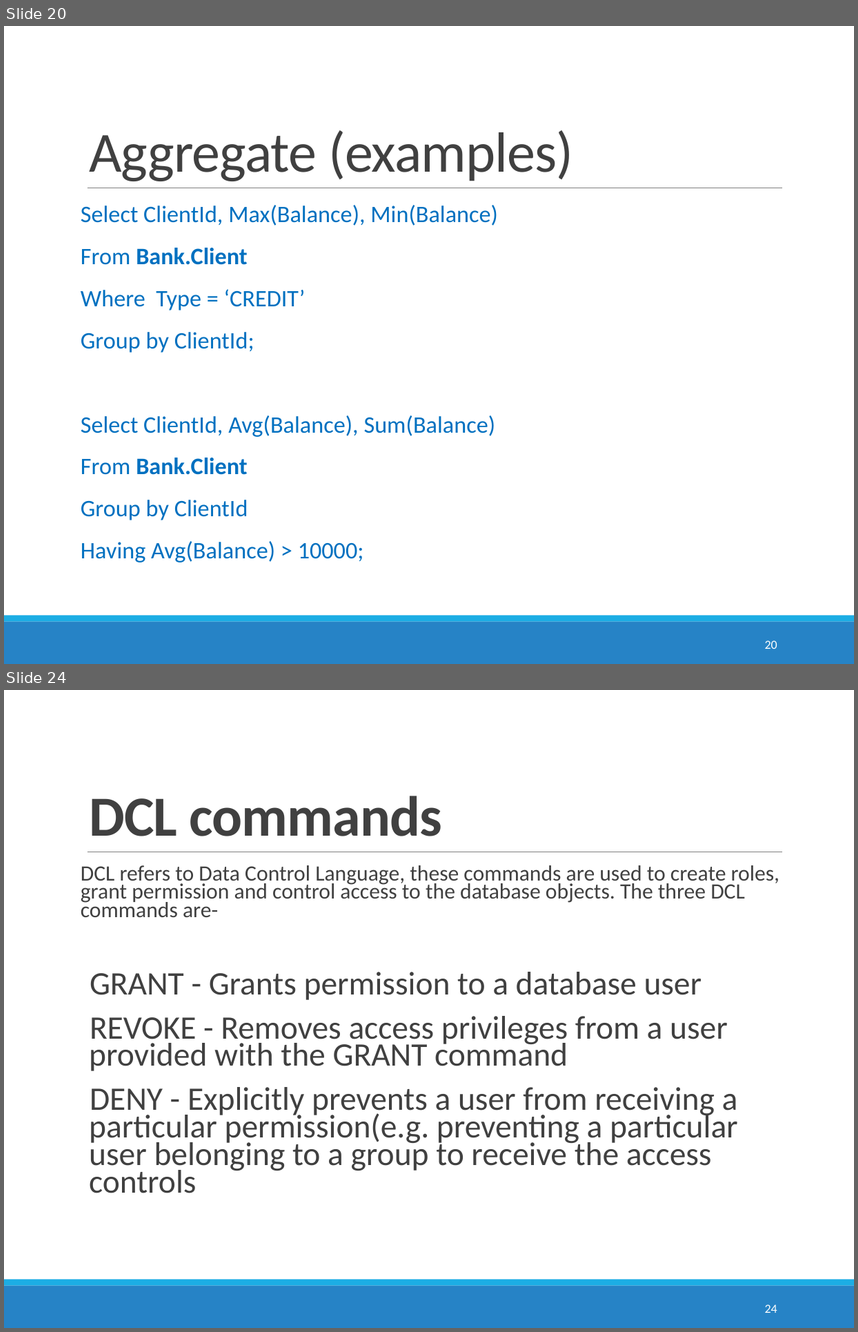
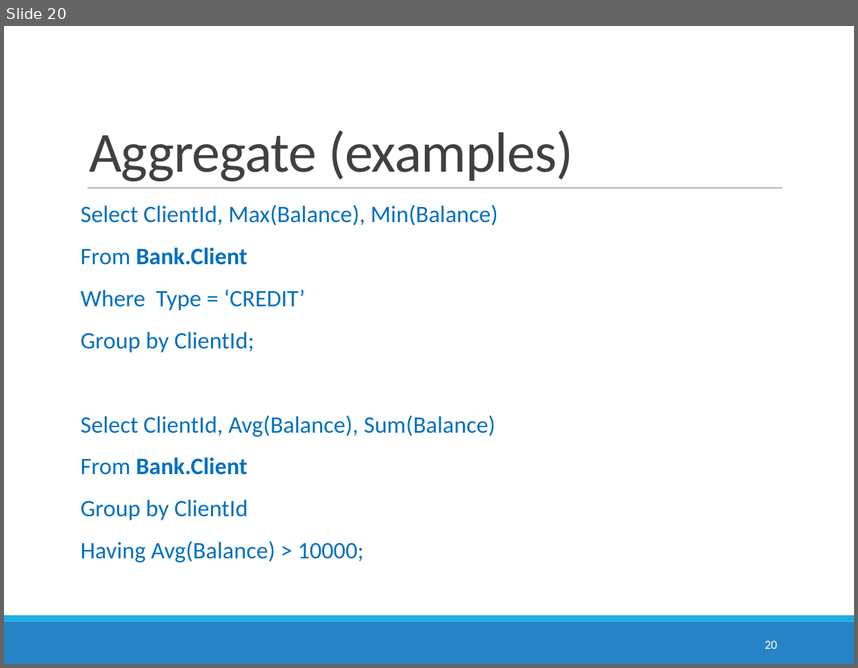
Before and after one commit to Andriisu/DatabaseLessons, a slide deck: Lesson1/Database_5.pptx. Shown one above the other, each under a label of ours: slides 20 and 24 before the commit, slide 20 after it; the slides between them are not shown. The pictures are 858x1332 and 858x668 pixels, drawn with LibreOffice and Linux fonts; fonts in the diff are those of the drawing. Boxes give left, top, right and bottom in pixels: in the first picture for what was removed or moved away, otherwise in the second. Text is boxed around its words. In the diff, an @@ line names an element or a change of style, - is before the commit and + after.

```diff
--- a/Lesson1/Database_5.pptx
+++ b/Lesson1/Database_5.pptx
@@ slide 24 removed at (4, 690, 854, 1328), background #FFFFFF; not listed: 3 template elements that a slide beside it also shows @@
@@ title removed at (89, 796, 442, 836) @@
-DCL commands
@@ text removed at (81, 865, 780, 1193) @@
-DCL refers to Data Control Language, these commands are used to create roles, grant permission and control access to the database objects. The three DCL commands are-
-  GRANT - Grants permission to a database user
-  REVOKE - Removes access privileges from a user provided with the GRANT command
-  DENY - Explicitly prevents a user from receiving a particular permission(e.g. preventing a particular user belonging to a group to receive the access controls
@@ page number removed at (765, 1304, 777, 1312) @@
-24
```
Also in this commit, not shown: 3 slides changed, 3 other slides removed, 2 other files.
